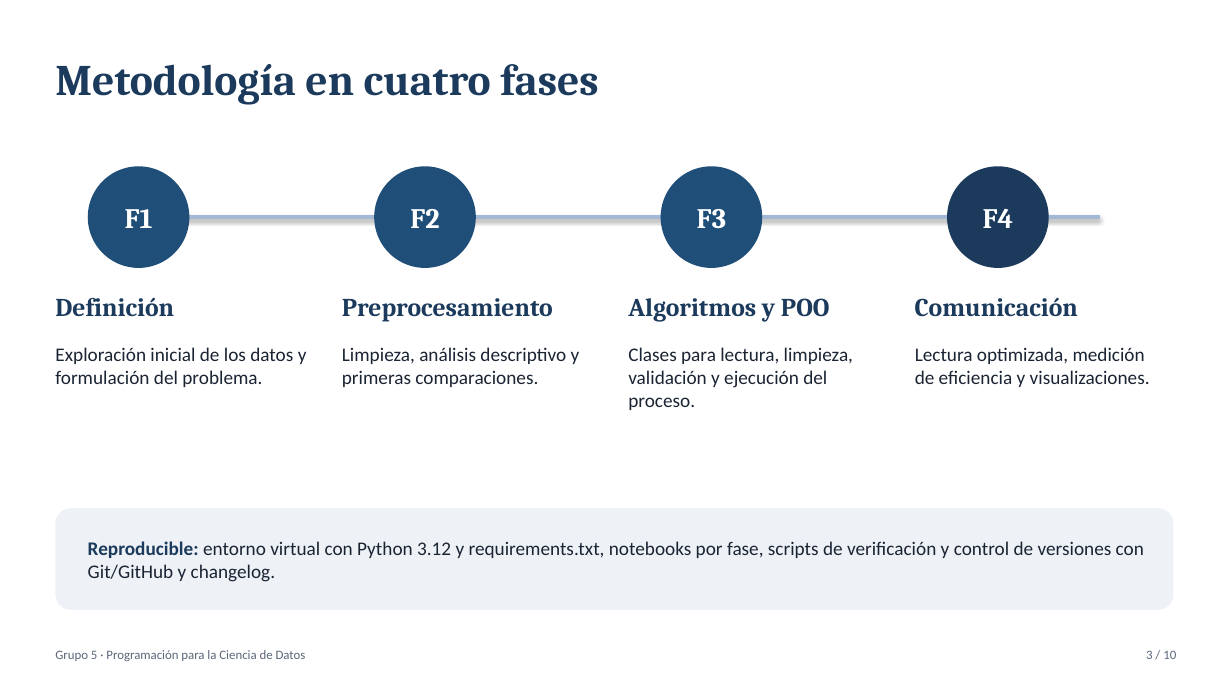
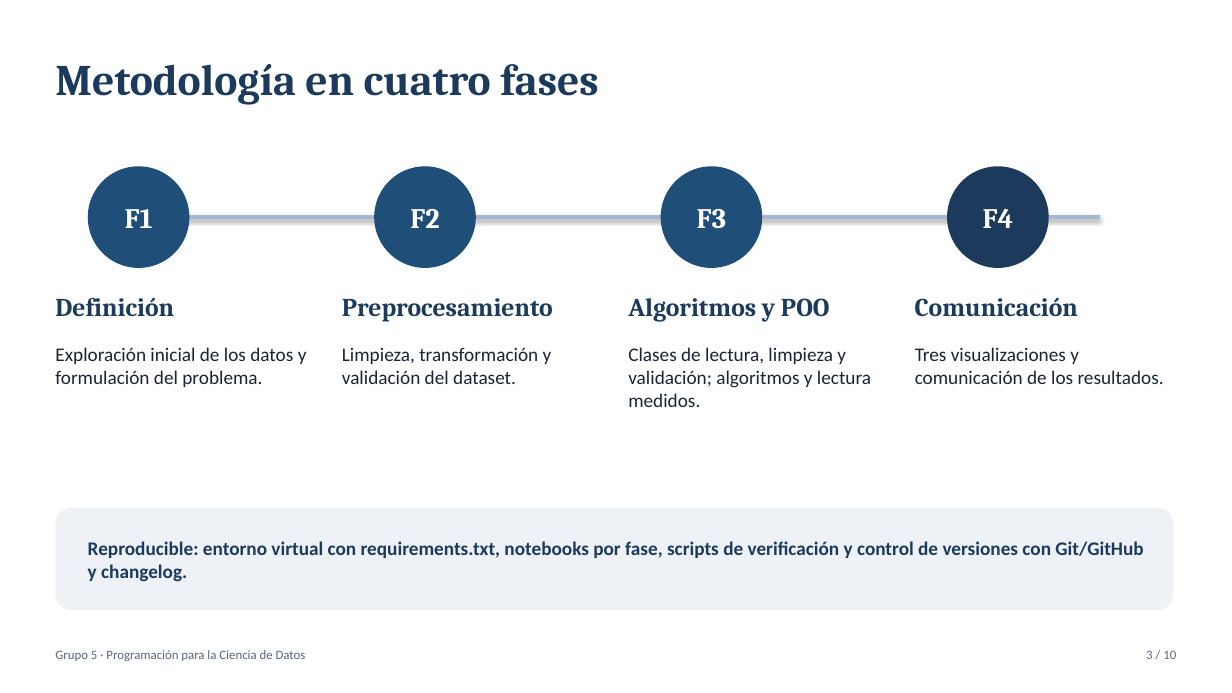
Before and after one commit to vbravo29/mcdi500-licitaciones-salud, a slide deck: slide 3 of docs/presentacion_f4_grupo_5.pptx. Drawn at 1232x693 pixels with LibreOffice and Linux fonts; fonts in the diff are those of the drawing. Boxes give left, top, right and bottom in pixels: in the first picture for what was removed or moved away, otherwise in the second. Text is boxed around its words. In the diff, an @@ line names an element or a change of style, - is before the commit and + after.

```diff
--- a/docs/presentacion_f4_grupo_5.pptx
+++ b/docs/presentacion_f4_grupo_5.pptx
@@ text at <box>342,347,552,384</box>: text changed @@
-Limpieza, análisis descriptivo y primeras comparaciones.
+Limpieza, transformación y validación del dataset.
@@ text at <box>628,347,871,407</box>: text changed @@
-Clases para lectura, limpieza, validación y ejecución del proceso.
+Clases de lectura, limpieza y validación; algoritmos y lectura medidos.
@@ text at <box>915,347,1164,384</box>: text changed @@
-Lectura optimizada, medición de eficiencia y visualizaciones.
+Tres visualizaciones y comunicación de los resultados.
@@ text at <box>88,541,1143,582</box>: text changed; text colour #1A2433 to #1B3A5C; bold on @@
-Reproducible: entorno virtual con Python 3.12 y requirements.txt, notebooks por fase, scripts de verificación y control de versiones con Git/GitHub y changelog.
+Reproducible: entorno virtual con requirements.txt, notebooks por fase, scripts de verificación y control de versiones con Git/GitHub y changelog.
```
Also in this commit, not shown: 5 other slides changed, 3 other files.
